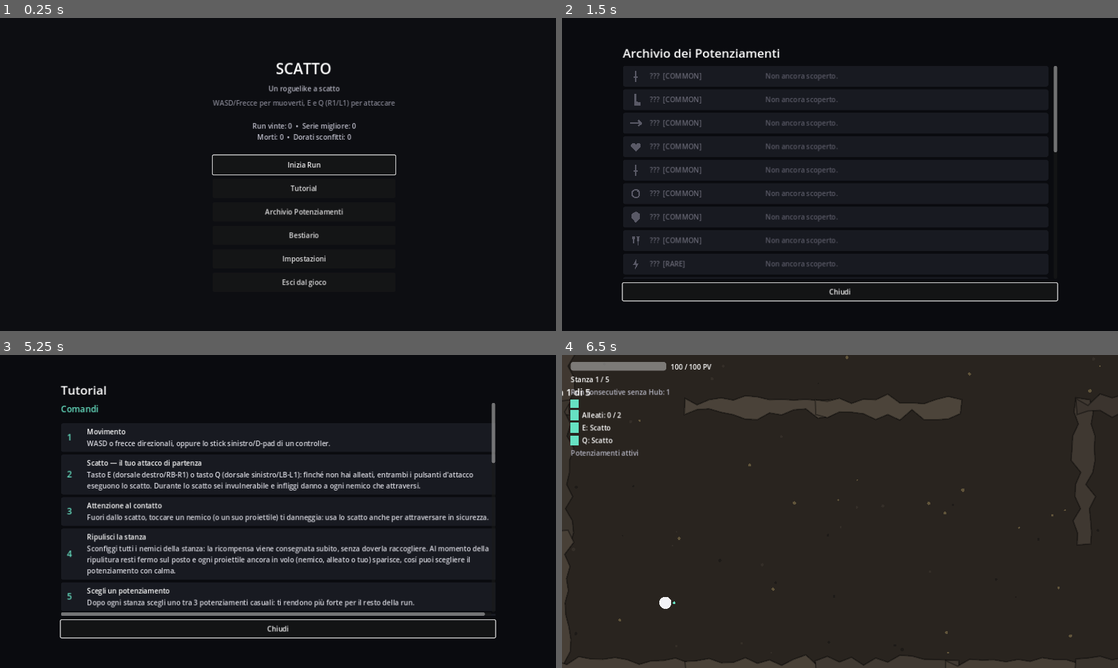
Above: before the commit, frames 1-4 (two rows, left to right).
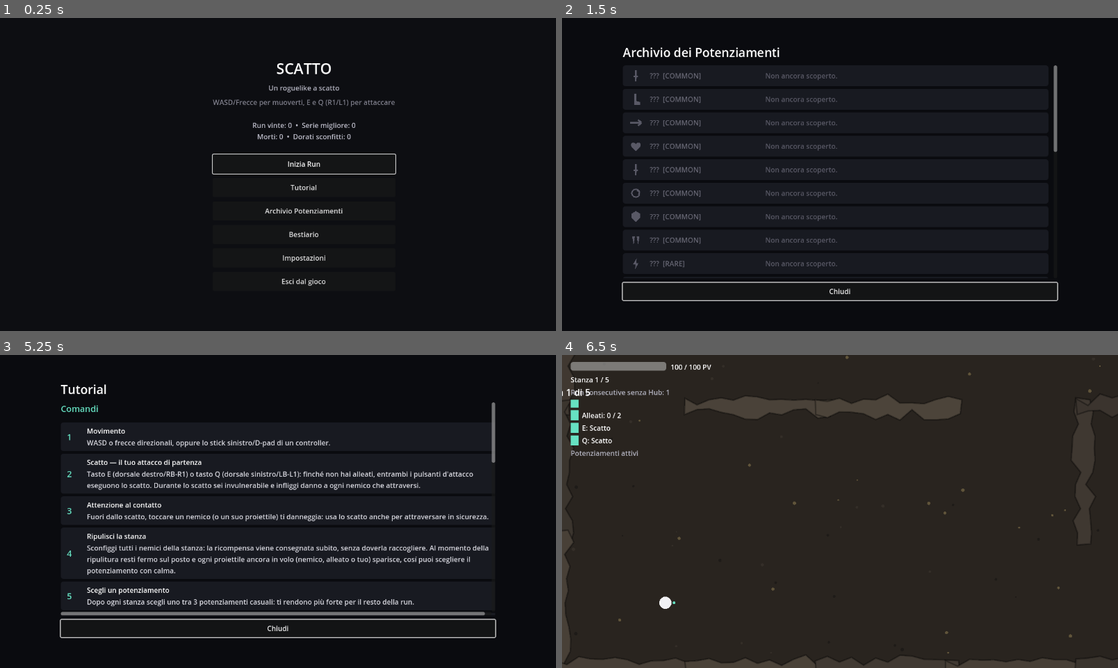
Above: after the commit, the same moments.

Repository: XandredKaze/Scatto
Game: Godot game, scene res://scenes/Main.tscn
The game is run twice, just before and just after one commit, with the same random seed, the same clock (stepped at 60 frames per second) and the same inputs.
Inputs (mouse positions are in pixels of both pictures, inside the frame that each line leads up to):
- Up to frame 1 (0.25 s): no input
- Up to frame 2 (1.5 s): click "Archivio Potenziamenti" at 0.5 s; click "Bestiario" at 1.25 s
- Up to frame 3 (5.25 s): click "Impostazioni" at 2 s; click "Inizia Run" at 2.75 s; click "Inizia Run" at 3.5 s; click "Chiudi" at 4.25 s; click "Tutorial" at 5 s
- Up to frame 4 (6.5 s): tap Enter (ui_accept) at 5.75, 6.02 s; move the mouse to (962, 495) at 5.77 s; hold D (move_right) from 5.78 s (still down); tap E (special_attack) at 5.85 s; click (962, 495) at 5.92 s

The runs differ from the first frame. In frame 1, 1.8% of the frame differs, in the area x 38-72%, y 14-86%; in frame 2, 1.9%; in frame 3, 6.6%, in the area x 10-90%, y 9-91%; in frame 4, 0.7%.

Commit message:
Rende affidabile il cambio di risoluzione della finestra
Segnalato provando il gioco dall'editor: scegliendo una risoluzione la
finestra non si adeguava. Il ridimensionamento in sé funziona (verificato
su finestra reale: 1280x720 -> 1600x900 -> 1920x1080), ma c'erano due
modi concreti di non vedere alcun effetto, entrambi ora impossibili:

- veniva proposta anche una risoluzione più grande dello spazio
  utilizzabile dello schermo. Chiederla significa chiedere al sistema
  operativo qualcosa che non può concedere, e la scelta sembra ignorata.
  Ora l'elenco contiene solo le misure che ci stanno davvero (su uno
  schermo 1366x768 resta la sola 1280x720);
- ingrandendo, la finestra restava ancorata in alto a sinistra e finiva
  sotto il bordo dello schermo. Ora viene ricentrata a ogni cambio.

Inoltre, quando il gioco non è padrone della propria finestra — tipico
eseguendolo dentro l'editor con l'anteprima incorporata — il
ridimensionamento non può riuscire: ora l'esito viene verificato e le
Impostazioni lo dicono esplicitamente, invece di lasciar credere che la
scelta sia stata ignorata. L'impostazione resta salvata e vale al primo
avvio del gioco da solo.

La risoluzione viene salvata per valore e non più come indice: l'elenco
delle scelte dipende dallo schermo, quindi un indice salvato su un
monitor grande punterebbe altrove su uno più piccolo.

Corretto anche un test fragile emerso nel frattempo: contava TUTTI i
proiettili in volo per verificarne uno suo, e falliva se un nemico a
distanza della stanza aveva appena sparato.

Co-Authored-By: Claude Opus 5 <noreply@anthropic.com>
Claude-Session: https://claude.ai/code/session_01PpBnEHrUrqVh3AiN6JsbX7

Diff:
--- a/scripts/core/GameSettings.gd
+++ b/scripts/core/GameSettings.gd
@@ -20,6 +20,15 @@
 	Vector2i(1600, 900),
 	Vector2i(1920, 1080),
 ]
+
+# Esito dell'ultima applicazione della risoluzione: falso quando la
+# finestra NON ha davvero assunto la dimensione richiesta. Capita quando il
+# gioco non è padrone della propria finestra — tipicamente eseguendolo
+# dentro l'editor con l'anteprima incorporata, che la ridimensiona lui.
+# In quel caso l'impostazione resta salvata e vale al prossimo avvio del
+# gioco da solo: è la schermata Impostazioni a dirlo, invece di lasciar
+# credere che la scelta sia stata ignorata.
+static var resolution_applied := true
 
 # Azioni riassegnabili dal menu impostazioni, nell'ordine in cui vengono
 # mostrate. Le azioni di navigazione dei menu (ui_accept/ui_cancel) sono
@@ -76,9 +85,19 @@
 		return
 	if is_fullscreen():
 		DisplayServer.window_set_mode(DisplayServer.WINDOW_MODE_FULLSCREEN)
-	else:
-		DisplayServer.window_set_mode(DisplayServer.WINDOW_MODE_WINDOWED)
-		DisplayServer.window_set_size(current_resolution())
+		resolution_applied = true
+		return
+	# L'ordine conta: una finestra massimizzata o a schermo intero ignora
+	# le richieste di ridimensionamento, quindi si torna prima in modalità
+	# finestra e solo dopo si cambia la dimensione.
+	DisplayServer.window_set_mode(DisplayServer.WINDOW_MODE_WINDOWED)
+	var wanted: Vector2i = current_resolution()
+	DisplayServer.window_set_size(wanted)
+	# Ingrandendo, una finestra ancorata in alto a sinistra finirebbe per
+	# metà fuori dallo schermo: si ricentra su quello spazio utilizzabile.
+	var usable: Rect2i = DisplayServer.screen_get_usable_rect(DisplayServer.window_get_current_screen())
+	DisplayServer.window_set_position(usable.position + (usable.size - wanted) / 2)
+	resolution_applied = DisplayServer.window_get_size() == wanted
 
 static func apply_bindings() -> void:
 	var saved: Dictionary = _saved_bindings()
@@ -104,16 +123,46 @@
 
 # --- Video -------------------------------------------------
 
+# Solo le risoluzioni che stanno davvero nello spazio utilizzabile dello
+# schermo su cui si trova la finestra. Proporre una finestra più grande
+# dello schermo significa chiedere al sistema operativo qualcosa che non
+# può concedere: la finestra verrebbe ritagliata o spostata, e la scelta
+# sembrerebbe semplicemente "non funzionare".
+static func available_resolutions() -> Array:
+	if DisplayServer.get_name() == "headless":
+		return RESOLUTIONS.duplicate()
+	var usable: Vector2i = DisplayServer.screen_get_usable_rect(DisplayServer.window_get_current_screen()).size
+	var fitting: Array = []
+	for res in RESOLUTIONS:
+		if res.x <= usable.x and res.y <= usable.y:
+			fitting.append(res)
+	# Su uno schermo più piccolo di ogni voce dell'elenco resta comunque
+	# la più bassa, altrimenti non ci sarebbe nulla da scegliere.
+	return fitting if not fitting.is_empty() else [RESOLUTIONS[0]]
+
+# La risoluzione viene salvata per valore, non come indice: l'elenco delle
+# scelte dipende dallo schermo, quindi un indice salvato su un monitor
+# grande punterebbe altrove (o a nulla) su uno più piccolo.
+static func current_resolution() -> Vector2i:
+	var available: Array = available_resolutions()
+	var saved := Vector2i(
+		int(SaveManager.settings.get("resolution_w", 0)),
+		int(SaveManager.settings.get("resolution_h", 0))
+	)
+	return saved if available.has(saved) else available[0]
+
 static func get_resolution_index() -> int:
-	return clamp(int(SaveManager.settings.get("resolution_index", 0)), 0, RESOLUTIONS.size() - 1)
-
-static func current_resolution() -> Vector2i:
-	return RESOLUTIONS[get_resolution_index()]
-
-static func set_resolution_index(index: int) -> void:
-	SaveManager.settings["resolution_index"] = posmod(index, RESOLUTIONS.size())
+	return available_resolutions().find(current_resolution())
+
+static func set_resolution(res: Vector2i) -> void:
+	SaveManager.settings["resolution_w"] = res.x
+	SaveManager.settings["resolution_h"] = res.y
 	apply_display()
 	SaveManager.save_data()
+
+static func cycle_resolution() -> void:
+	var available: Array = available_resolutions()
+	set_resolution(available[(get_resolution_index() + 1) % available.size()])
 
 static func is_fullscreen() -> bool:
 	return bool(SaveManager.settings.get("fullscreen", false))
--- a/scripts/ui/SettingsScreen.gd
+++ b/scripts/ui/SettingsScreen.gd
@@ -25,6 +25,7 @@
 var volume_value_label: Label
 var resolution_btn: Button
 var fullscreen_btn: Button
+var resolution_warning: Label
 # Pulsante di assegnazione per ogni azione riassegnabile, nello stesso
 # ordine di GameSettings.REBINDABLE.
 var binding_buttons: Array = []
@@ -72,6 +73,16 @@
 	fullscreen_btn = _make_value_button()
 	panel.add_child(_value_row("Schermo intero", fullscreen_btn))
 	fullscreen_btn.pressed.connect(_toggle_fullscreen)
+
+	# Mostrata solo quando la finestra non ha davvero cambiato dimensione
+	# (vedi GameSettings.resolution_applied).
+	resolution_warning = Label.new()
+	resolution_warning.text = "La finestra non si lascia ridimensionare qui (succede eseguendo il gioco dentro l'editor): la scelta resta salvata e varrà avviando il gioco da solo."
+	resolution_warning.autowrap_mode = TextServer.AUTOWRAP_WORD
+	resolution_warning.custom_minimum_size = Vector2(650, 0)
+	resolution_warning.modulate = Color(0.95, 0.75, 0.35)
+	resolution_warning.hide()
+	panel.add_child(resolution_warning)
 
 	panel.add_child(_section_title("Comandi"))
 	var rebind_hint := Label.new()
@@ -181,7 +192,10 @@
 	_update_volume_label()
 	var res: Vector2i = GameSettings.current_resolution()
 	resolution_btn.text = "%d x %d" % [res.x, res.y]
-	resolution_btn.disabled = GameSettings.is_fullscreen()
+	# Niente da scegliere se lo schermo lascia passare una sola misura, e
+	# niente da scegliere a schermo intero.
+	resolution_btn.disabled = GameSettings.is_fullscreen() or GameSettings.available_resolutions().size() < 2
+	resolution_warning.visible = not GameSettings.is_fullscreen() and not GameSettings.resolution_applied
 	fullscreen_btn.text = "Sì" if GameSettings.is_fullscreen() else "No"
 	_refresh_binding_labels()
 
@@ -205,7 +219,7 @@
 	_update_volume_label()
 
 func _cycle_resolution() -> void:
-	GameSettings.set_resolution_index(GameSettings.get_resolution_index() + 1)
+	GameSettings.cycle_resolution()
 	refresh()
 
 func _toggle_fullscreen() -> void:
--- a/tests/SmokeTest.gd
+++ b/tests/SmokeTest.gd
@@ -777,13 +777,43 @@
 	await get_tree().process_frame
 
 	# Video: la risoluzione cicla tra quelle previste e torna all'inizio.
+	var available: Array = GameSettings.available_resolutions()
+	_assert(available.size() > 1, "setup del test: servono almeno due risoluzioni selezionabili")
 	var first_res: Vector2i = GameSettings.current_resolution()
 	screen._cycle_resolution()
 	_assert(GameSettings.current_resolution() != first_res, "il pulsante risoluzione non ha cambiato valore")
 	_assert(screen.resolution_btn.text == "%d x %d" % [GameSettings.current_resolution().x, GameSettings.current_resolution().y], "l'etichetta della risoluzione non riflette il valore attuale")
-	for i in range(GameSettings.RESOLUTIONS.size() - 1):
+	for i in range(available.size() - 1):
 		screen._cycle_resolution()
 	_assert(GameSettings.current_resolution() == first_res, "ciclando tutte le risoluzioni si dovrebbe tornare alla prima")
+
+	# La risoluzione viene salvata per valore: un indice salvato non
+	# reggerebbe il passaggio a uno schermo che offre meno scelte.
+	screen._cycle_resolution()
+	var chosen: Vector2i = GameSettings.current_resolution()
+	_assert(SaveManager.settings.resolution_w == chosen.x and SaveManager.settings.resolution_h == chosen.y, "la risoluzione scelta non è stata salvata per valore")
+	# Una risoluzione salvata che questo schermo non offre non deve essere
+	# usata: si ripiega su una valida invece di chiedere l'impossibile.
+	SaveManager.settings["resolution_w"] = 7680
+	SaveManager.settings["resolution_h"] = 4320
+	_assert(GameSettings.available_resolutions().has(GameSettings.current_resolution()), "una risoluzione salvata non più disponibile dovrebbe ripiegare su una valida")
+	GameSettings.set_resolution(first_res)
+
+	# Nessuna risoluzione proposta deve superare lo spazio utilizzabile
+	# dello schermo: una finestra più grande dello schermo non può essere
+	# creata, e la scelta sembrerebbe ignorata.
+	for res in GameSettings.available_resolutions():
+		_assert(GameSettings.RESOLUTIONS.has(res), "l'elenco disponibile deve essere un sottoinsieme delle risoluzioni previste")
+
+	# L'avviso sulla finestra non ridimensionabile compare solo quando il
+	# ridimensionamento non ha davvero avuto effetto.
+	GameSettings.resolution_applied = true
+	screen.refresh()
+	_assert(not screen.resolution_warning.visible, "senza problemi di ridimensionamento l'avviso non dovrebbe comparire")
+	GameSettings.resolution_applied = false
+	screen.refresh()
+	_assert(screen.resolution_warning.visible, "se la finestra non si è ridimensionata l'utente va avvisato invece di lasciarlo nel dubbio")
+	GameSettings.resolution_applied = true
 
 	screen._toggle_fullscreen()
 	_assert(GameSettings.is_fullscreen(), "il pulsante schermo intero non ha attivato l'impostazione")
@@ -1484,6 +1514,11 @@
 	await get_tree().process_frame
 
 	# Un proiettile ostile in volo, indipendente dai nemici della stanza.
+	# La stanza viene svuotata dai proiettili prima: se è stato generato un
+	# nemico a distanza, può averne già sparato uno di suo e il conteggio
+	# non sarebbe più quello del solo proiettile di questo test.
+	freeze_run._clear_container(freeze_run.projectile_container)
+	await get_tree().process_frame
 	freeze_run._on_enemy_spawn_projectile(freeze_run.player.global_position + Vector2(300.0, 0.0), Vector2.LEFT, 50.0, 5.0)
 	_assert(freeze_run.projectile_container.get_child_count() == 1, "setup del test: il proiettile ostile dovrebbe essere presente")
 	_assert(not freeze_run.player.frozen, "setup del test: il giocatore non dovrebbe partire congelato")
Not shown, changed: README.md
